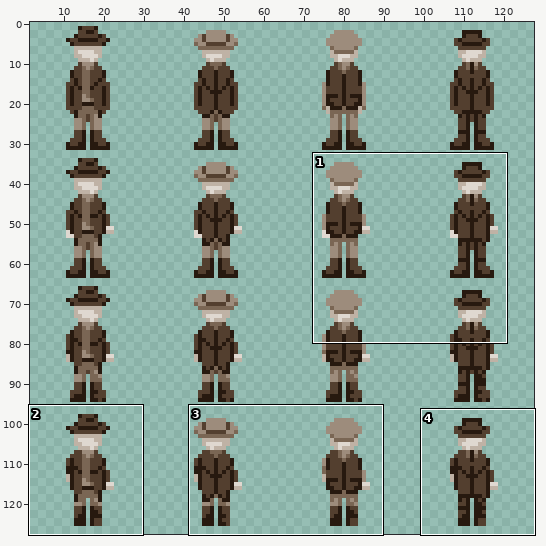
Two versions of one sprite sheet, front.png. The first picture is a wide view before the edit; the outline marks the close-up.
Close-up. Before the commit:
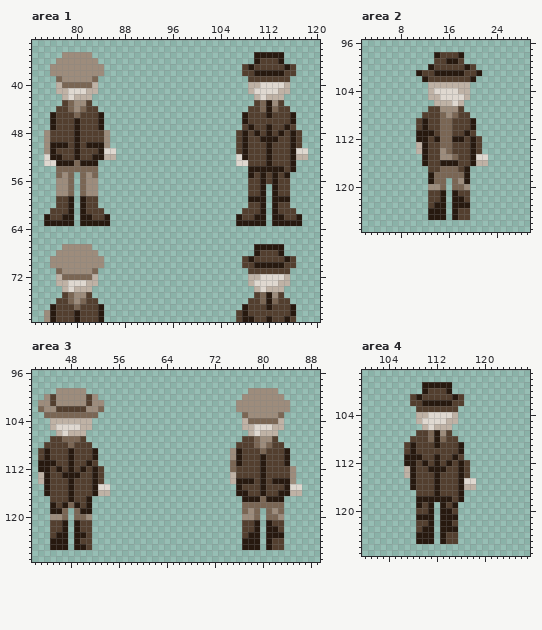
The file is 256x256 pixels, drawn in blocks of 2x2; one block is one cell here. Shown: area 1: x 73..120, y 33..79; area 2: x 2..29, y 96..127; area 3: x 42..89, y 96..127; area 4: x 100..127, y 97..127. The wide view leaves out empty margins. The commit also changed other parts of the picture, which this record leaves out.
New version:
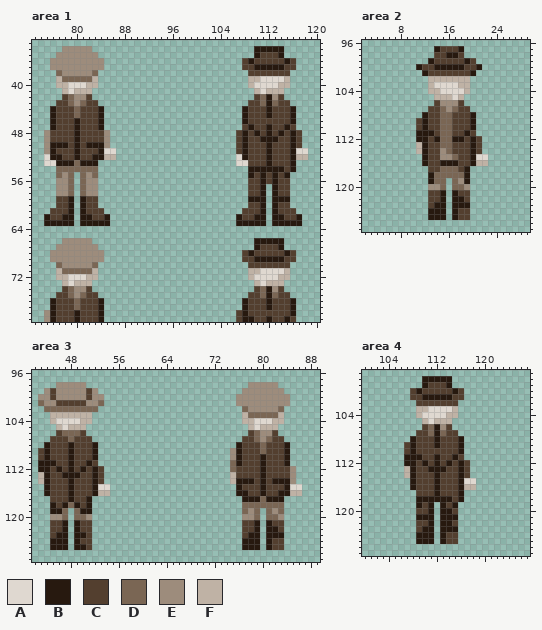
Palette (. is transparent): A #dfd8d0  B #27190f  C #533f2f  D #7a6654  E #9d8c7c  F #bfb2a5
The exact change:
--- area 1
@@ x 73..120 @@
 33 ................................................
-34 ................................................
-35 .....EEEEE...........................BBBBB......
-36 ....EEEEEEE..........................BCCCB......
-37 ...EEEEEEEEE.......................CBCCCCCBC....
-38 ...EEEEEEEEE.......................CCBBBBBCC....
-39 ....DEEEEED.........................CCCCCCC.....
-40 ....FDDDDDF.........................FFAAAAF.....
-41 ....FFAAAFF.........................FAAAAFF.....
-42 .....FAFFF...........................FAFFF......
-43 .....CDEEC...........................CDBEC......
-44 ....CCDEDCC.........................CCDBDCC.....
+34 .....EEEEE...........................BBBBB......
+35 ....EEEEEEE..........................BCCCB......
+36 ...EEEEEEEEE.......................CBCCCCCBC....
+37 ...EEEEEEEEE.......................CCBBBBBCC....
+38 ....DEEEEED.........................CCCCCCC.....
+39 ....FDDDDDF.........................FFAAAAF.....
+40 ....FFAAAFF.........................FAAAAFF.....
+41 .....FAFFF...........................FAFFF......
+42 .....CDEEC...........................CDBEC......
+43 ....CCDEDCC.........................CCDBDCC.....
+44 ...BCCCDCCCB.......................BCCCBCCCB....
 45 ...BCCCDCCCB.......................BCCCBCCCB....
@@ x 73..120 @@
 65 ................................................
-66 ................................................
-67 .....EEEEE...........................BBBBB......
-68 ....EEEEEEE..........................BCCCB......
-69 ...EEEEEEEEE.......................CBCCCCCBC....
-70 ...EEEEEEEEE.......................CCBBBBBCC....
-71 ....DEEEEED.........................CCCCCCC.....
-72 ....FDDDDDF.........................FFAAAAF.....
-73 ....FFAAAFF.........................FAAAAFF.....
-74 .....FAFFF...........................FAFFF......
-75 .....CDEEC...........................CDBEC......
-76 ....CCDEDCC.........................CCDBDCC.....
+66 .....EEEEE...........................BBBBB......
+67 ....EEEEEEE..........................BCCCB......
+68 ...EEEEEEEEE.......................CBCCCCCBC....
+69 ...EEEEEEEEE.......................CCBBBBBCC....
+70 ....DEEEEED.........................CCCCCCC.....
+71 ....FDDDDDF.........................FFAAAAF.....
+72 ....FFAAAFF.........................FAAAAFF.....
+73 .....FAFFF...........................FAFFF......
+74 .....CDEEC...........................CDBEC......
+75 ....CCDEDCC.........................CCDBDCC.....
+76 ...BCCCDCCCB.......................BCCCBCCCB....
 77 ...BCCCDCCCB.......................BCCCBCCCB....
--- area 2
@@ x 9..23 @@
  96 ...............
- 97 ...............
- 98 .....BCCCB.....
- 99 .....CCBBC.....
-100 ....BCCCCCBC...
-101 ..BCCBBBBBCCB..
-102 ...BCCCCCCCB...
-103 ....FFFFFFF....
-104 ....FAAAAFF....
-105 ....FFAAAAF....
-106 .....FFFAF.....
-107 ....CCEEEC.....
-108 ...CCCDEDCC....
+ 97 .....BCCCB.....
+ 98 .....CCBBC.....
+ 99 ....BCCCCCBC...
+100 ..BCCBBBBBCCB..
+101 ...BCCCCCCCB...
+102 ....FFFFFFF....
+103 ....FAAAAFF....
+104 ....FFAAAAF....
+105 .....FFFAF.....
+106 .....CEEEC.....
+107 ....CCDEDCC....
+108 ...BCCDDCCCB...
 109 ..CBCCDDCCCB...
--- area 3
@@ x 42..89 @@
  97 ................................................
- 98 ................................................
- 99 ....EEEEE...........................EEEEE.......
-100 ..ECEEEEECE........................EEEEEEE......
-101 .EECEEEEECEE......................EEEEEEEEE.....
-102 .DEECCCCCEED......................EEEEEEEEE.....
-103 ..DDDDDDDDD........................DEEEEED......
-104 ...FFFFFFF.........................FDDDDDF......
-105 ...FAAAAFF.........................FFAAAFF......
-106 ....FAFFF...........................FAFFF.......
-107 ...CCDDDC..........................CCDEEC.......
-108 ..CCCCDCCC........................CCCDEDCC......
+ 98 ....EEEEE...........................EEEEE.......
+ 99 ..ECEEEEECE........................EEEEEEE......
+100 .EECEEEEECEE......................EEEEEEEEE.....
+101 .DEECCCCCEED......................EEEEEEEEE.....
+102 ..DDDDDDDDD........................DEEEEED......
+103 ...FFFFFFF.........................FDDDDDF......
+104 ...FAAAAFF.........................FFAAAFF......
+105 ....FAFFF...........................FAFFF.......
+106 ....CDDDC...........................CDEEC.......
+107 ...CCCDCCC.........................CCDEDCC......
+108 ..BCCCBCCCB.......................BCCCDCCCB.....
 109 .CBCCCBCCCB......................EBCCCDCCCB.....
--- area 4
@@ x 106..118 @@
  97 .............
- 98 .............
- 99 ....BBBBB....
-100 ....BCCCB....
-101 ..CBCCCCCBC..
-102 ..CCBBBBBCC..
-103 ...CCCCCCC...
-104 ...FFAAAAF...
-105 ...FAAAAFF...
-106 ....FAFFF....
-107 ...CCDBEC....
-108 ..CCCDBDCC...
+ 98 ....BBBBB....
+ 99 ....BCCCB....
+100 ..CBCCCCCBC..
+101 ..CCBBBBBCC..
+102 ...CCCCCCC...
+103 ...FFAAAAF...
+104 ...FAAAAFF...
+105 ....FAFFF....
+106 ....CDBEC....
+107 ...CCDBDCC...
+108 ..BCCCBCCCB..
 109 .CBCCCBCCCB..
Boxes around the changes in both close-ups, in picture pixels (x1, y1, x2, y2):
changed: (50, 46, 104, 112)
changed: (242, 46, 296, 112)
changed: (50, 238, 104, 304)
changed: (242, 238, 296, 304)
changed: (416, 46, 482, 118)
changed: (38, 382, 104, 448)
changed: (236, 382, 290, 448)
changed: (410, 376, 464, 442)
